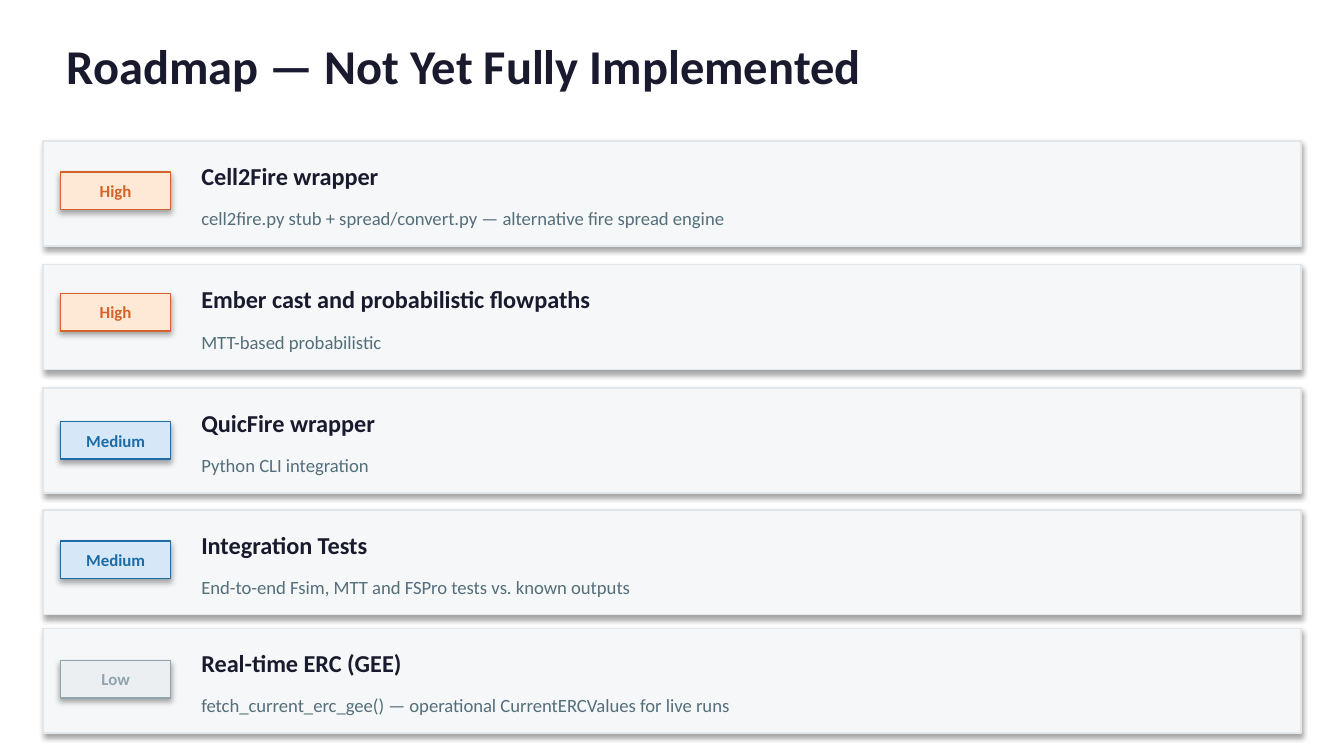
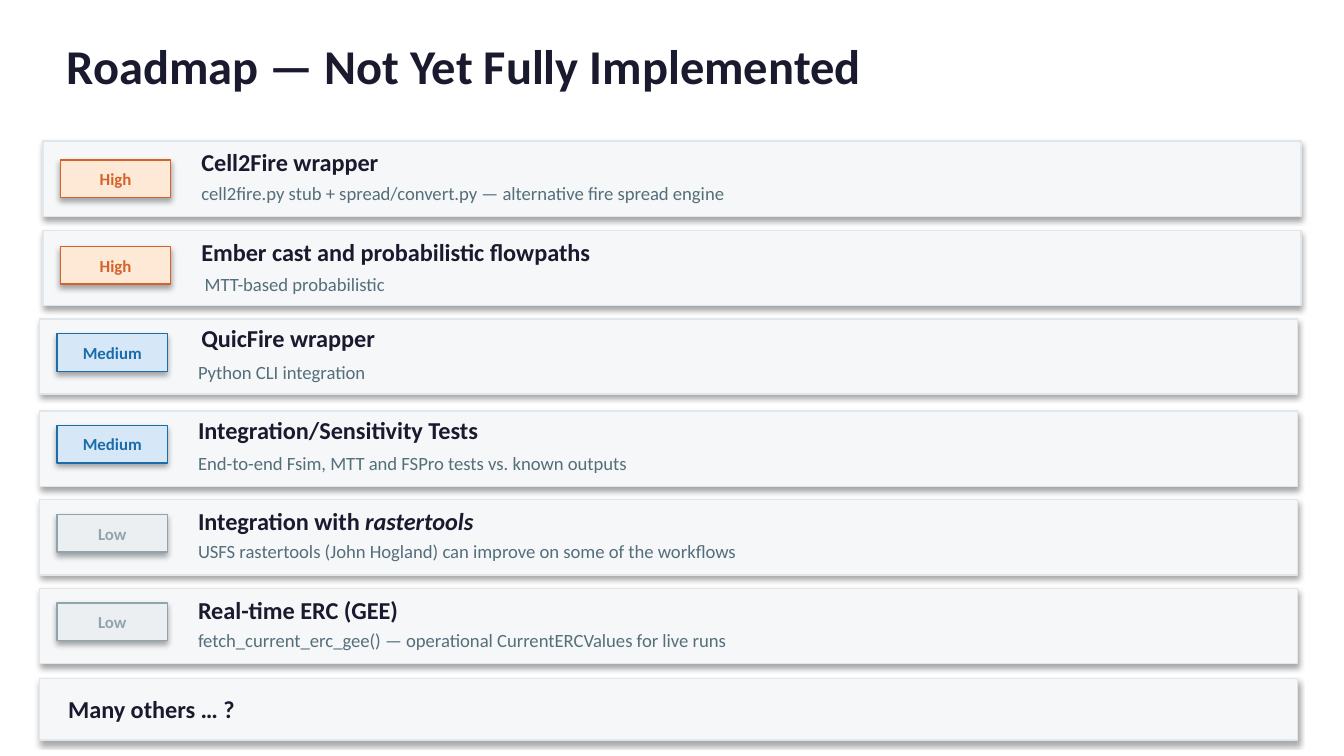
Before and after one commit to maxwellCcook/fb_tools, a slide deck: slide 26 of documents/fb_tools_intro_draft.pptx (slide 27 before the commit). Drawn at 1344x756 pixels with LibreOffice and Linux fonts; fonts in the diff are those of the drawing. Boxes give left, top, right and bottom in pixels: in the first picture for what was removed or moved away, otherwise in the second. Text is boxed around its words. In the diff, an @@ line names an element or a change of style, - is before the commit and + after.

Commit message:
Refactored test notebook, added PPT slides for fb_tools intro, refactored RTMA export with fire mask

```diff
--- a/documents/fb_tools_intro_draft.pptx
+++ b/documents/fb_tools_intro_draft.pptx
@@ rectangle: place and size @@
-rectangle at [43,141,1301,246]
+rectangle at [43,141,1301,216]
@@ text "Cell2Fire wrapper": place and size @@
-text "Cell2Fire wrapper" at [201,168,378,189]
+text "Cell2Fire wrapper" at [201,154,378,175]
@@ rectangle "High": place and size @@
-rectangle "High" at [60,172,171,210]
+rectangle "High" at [60,160,171,198]
@@ text "cell2fire.py stub + spread/convert.py — ...": place and size @@
-text "cell2fire.py stub + spread/convert.py — ..." at [201,212,724,228]
+text "cell2fire.py stub + spread/convert.py — ..." at [201,187,724,203]
@@ rectangle: place and size @@
-rectangle at [43,265,1301,370]
+rectangle at [43,230,1301,305]
@@ text "Ember cast and probabilistic flowpaths": place and size @@
-text "Ember cast and probabilistic flowpaths" at [201,291,590,312]
+text "Ember cast and probabilistic flowpaths" at [201,244,590,265]
@@ rectangle "High": place and size @@
-rectangle "High" at [60,293,171,331]
+rectangle "High" at [60,246,171,284]
@@ text "MTT-based probabilistic": place and size @@
-text "MTT-based probabilistic" at [201,336,381,352]
+text "MTT-based probabilistic" at [205,278,384,294]
@@ rectangle: place and size @@
-rectangle at [43,388,1301,493]
+rectangle at [39,319,1297,394]
@@ text "QuicFire wrapper": place and size @@
-text "QuicFire wrapper" at [201,415,375,436]
+text "QuicFire wrapper" at [201,330,375,351]
@@ rectangle "Medium": place and size @@
-rectangle "Medium" at [60,422,171,460]
+rectangle "Medium" at [56,333,167,371]
@@ text "Python CLI integration": place and size @@
-text "Python CLI integration" at [201,459,369,475]
+text "Python CLI integration" at [198,366,366,382]
@@ rectangle: place and size @@
-rectangle at [43,509,1301,614]
+rectangle at [39,411,1297,487]
@@ rectangle "Medium": place and size @@
-rectangle "Medium" at [60,542,171,579]
+rectangle "Medium" at [56,425,167,462]
@@ text "End-to-end Fsim, MTT and FSPro ...": place and size @@
-text "End-to-end Fsim, MTT and FSPro ..." at [201,581,630,597]
+text "End-to-end Fsim, MTT and FSPro ..." at [198,457,627,473]
@@ text at [198,422,478,443]: text changed @@
-Integration Tests
+Integration/Sensitivity Tests
@@ rectangle added at [39,500,1297,575], fill #F5F7F8, outline #E0E6EA 0.75 pt @@
@@ rectangle added at [56,515,167,552], fill #ECEFF1, outline #90A4AE 0.75 pt, 9 pt, text #90A4AE, bold @@
+Low
@@ text added at [198,513,473,534], 13 pt, text #1A1A2E, bold @@
+Integration with rastertools
@@ text added at [198,544,736,561], 10 pt, text #546E7A @@
+USFS rastertools (John Hogland) can improve on some of the workflows
@@ rectangle: place and size @@
-rectangle at [43,628,1301,732]
+rectangle at [39,589,1297,664]
@@ text "Real-time ERC (GEE)": place and size @@
-text "Real-time ERC (GEE)" at [201,654,401,676]
+text "Real-time ERC (GEE)" at [198,601,398,623]
@@ rectangle "Low": place and size @@
-rectangle "Low" at [60,660,171,698]
+rectangle "Low" at [56,603,167,641]
@@ text "fetch_current_erc_gee() — operational CurrentERCValues for ...": place and size @@
-text "fetch_current_erc_gee() — operational CurrentERCValues for ..." at [201,698,729,715]
+text "fetch_current_erc_gee() — operational CurrentERCValues for ..." at [198,633,726,650]
@@ rectangle added at [39,679,1297,741], fill #F5F7F8, outline #E0E6EA 0.75 pt @@
@@ text added at [68,701,196,722], 13 pt, text #1A1A2E, bold @@
+Many others … ?
```
Also in this commit, not shown: 8 other slides changed, 4 other files.
